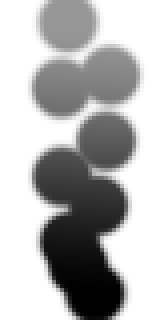
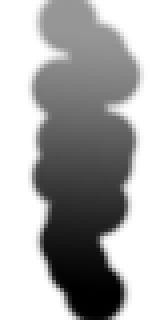
Layers edited between the first and the second 160px x 320px image:
painted on "Layer 1" over [32, 16, 140, 244]
